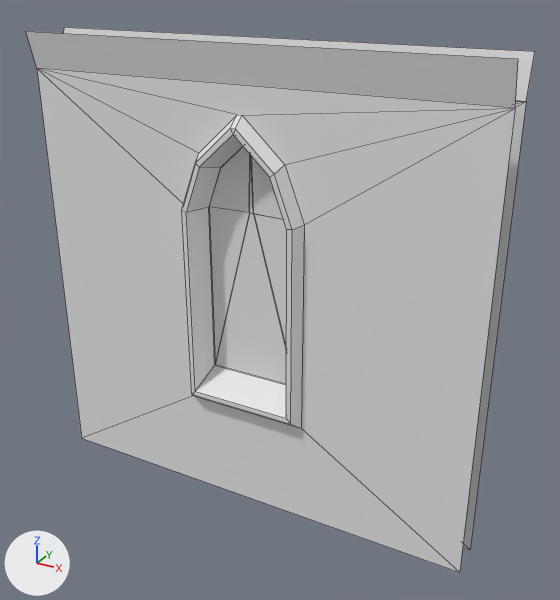
Renders of the FBX model Source/Building/Church/EXPORTS/ChurchWindow.FBX from each side of a commit.
The view is the same before and after, from a 50 mm lens placed at (3.08, -5.12, 4.54), pointed at (0.21, 0.09, 1.94). Every picture has the same lights, and +X, +Y and +Z are marked at lower left. Mesh edges are drawn as thin lines. Where no turn or scale is listed for an object, it has been applied to the vertices.

Objects in the first picture: 'ChurchWall', 'ChurchWindow', 'WindowFrame'.
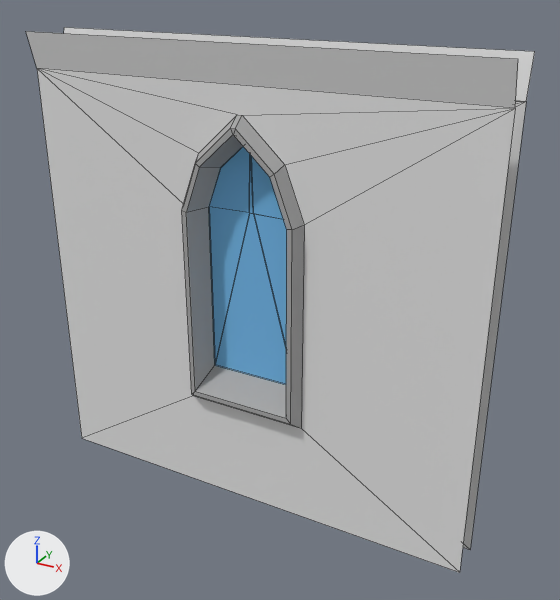
The newer file is also turned or shifted as a whole; pictures and numbers use the older file's frame.

The change, as a diff of the scene's bpy script:
```diff
--- a/Source/Building/Church/EXPORTS/ChurchWindow.FBX.py
+++ b/Source/Building/Church/EXPORTS/ChurchWindow.FBX.py
@@ mat_02___default @@
+mat_02___default = principled_material('02 - Default')
+mat_02___default.base_color = (0.176, 0.51, 0.851)  # blue #74bdee
+mat_02___default.roughness = 0.859
@@ mat_03___default @@
+mat_03___default = principled_material('03 - Default')
+mat_03___default.base_color = (0.404, 0.404, 0.404)  # grey #aaaaaa
+mat_03___default.roughness = 0.859
@@ me_mesh_002 @@
 me_mesh_002.from_pydata(...)  # 20 vertices, 12 faces; spans x -0.41..0.41, y 0.0, z 1.2..3.27
+me_mesh_002.materials.append(mat_02___default)  # blue #74bdee
@@ me_mesh_001 @@
 me_mesh_001.from_pydata(...)  # 64 vertices, 48 faces; spans x -0.55..0.55, y -0.25..0.25, z 0.92..3.48
+me_mesh_001.materials.append(mat_03___default)  # grey #aaaaaa
```

Where the change shows, as pixel boxes [x1, y1, x2, y2] in the pictures (560 x 600 px):
'WindowFrame', recoloured: [182, 115, 304, 428] in both
'ChurchWindow', recoloured (grey to blue): [209, 147, 287, 385] in both
